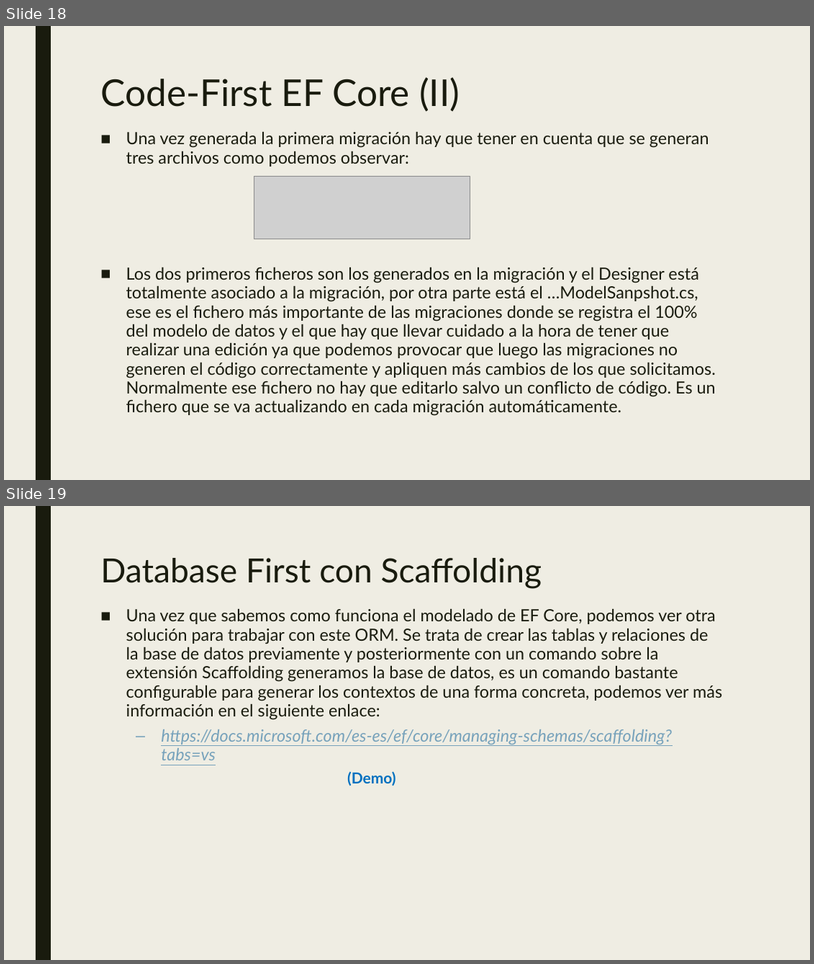
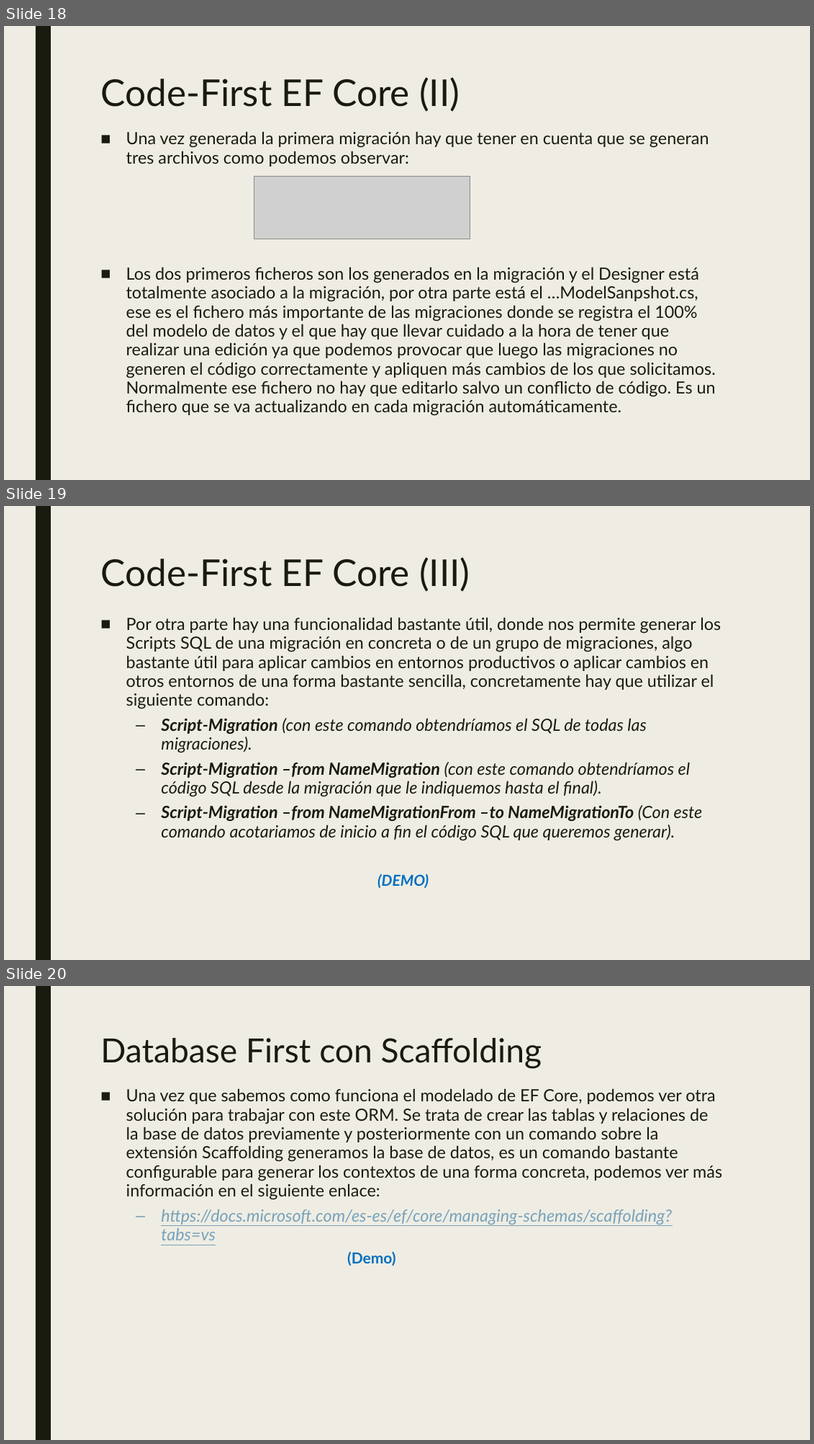
Before and after one commit to dadjh85/Demo5-Curso-.NetCore3.1, a slide deck: doc/Demo5- Curso .NET Core.pptx. Shown one above the other, each under a label of ours: slides 18 and 19 before the commit, slides 18, 19 and 20 after it. The pictures are 814x964 and 814x1444 pixels, drawn with LibreOffice and Linux fonts; fonts in the diff are those of the drawing; grey boxes stand for pictures. Boxes give left, top, right and bottom in pixels: in the first picture for what was removed or moved away, otherwise in the second. Text is boxed around its words. In the diff, an @@ line names an element or a change of style, - is before the commit and + after.

```diff
--- a/doc/Demo5- Curso .NET Core.pptx
+++ b/doc/Demo5- Curso .NET Core.pptx
@@ slide 19 added at (4,506,810,960), background #EFEDE3; not listed: 1 template element that a slide beside it also shows @@
@@ title added at (100,557,471,592), 44 pt, text #191B0E @@
+Code-First EF Core (III)
@@ text added at (126,617,721,888), 20 pt, text #191B0E, italic @@
+■ Por otra parte hay una funcionalidad bastante útil, donde nos permite generar los Scripts SQL de una migración en concreta o de un grupo de migraciones, algo bastante útil para aplicar cambios en entornos productivos o aplicar cambios en otros entornos de una forma bastante sencilla, concretamente hay que utilizar el siguiente comando:
+  – Script-Migration (con este comando obtendríamos el SQL de todas las migraciones).
+  – Script-Migration –from NameMigration (con este comando obtendríamos el código SQL desde la migración que le indiquemos hasta el final).
+  – Script-Migration –from NameMigrationFrom –to NameMigrationTo (Con este comando acotariamos de inicio a fin el código SQL que queremos generar).
+      (DEMO)
@@ what was slide 19 is now slide 20 @@
```
Also in this commit, not shown: 2 slides changed, 6 other slides added, 2 other files.
